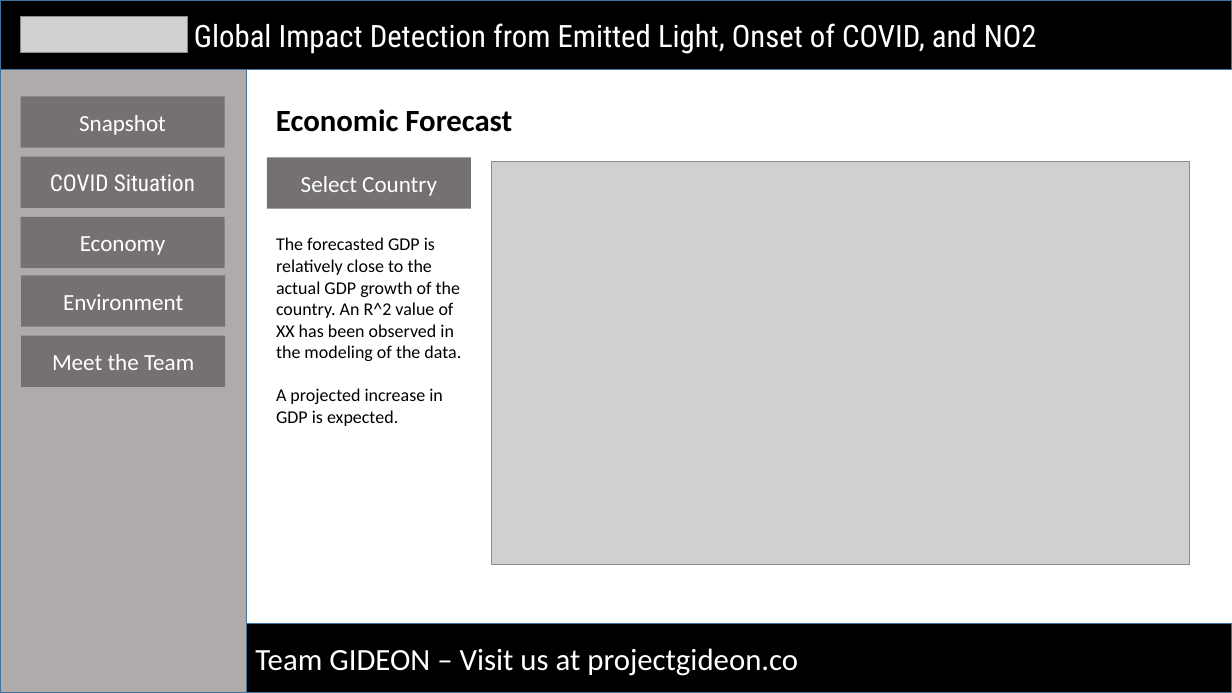
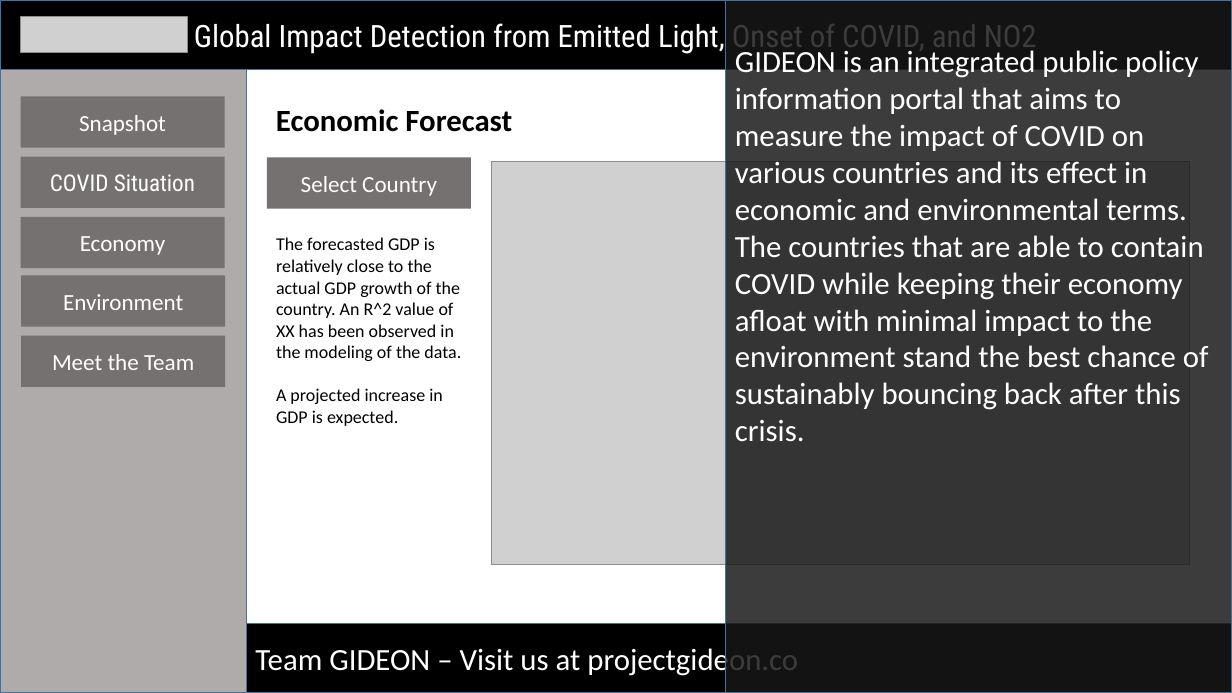
Before and after one commit to docligot/gqueers_space_apps, a slide deck: slide 3 of 5-slide-requirement_GIDEON.pptx. Drawn at 1232x693 pixels with LibreOffice and Linux fonts; fonts in the diff are those of the drawing; grey boxes stand for pictures. Boxes give left, top, right and bottom in pixels: in the first picture for what was removed or moved away, otherwise in the second. Text is boxed around its words. In the diff, an @@ line names an element or a change of style, - is before the commit and + after.

```diff
--- a/5-slide-requirement_GIDEON.pptx
+++ b/5-slide-requirement_GIDEON.pptx
@@ rectangle added at (x1=726, y1=0, x2=1232, y2=693), fill #181717 at 84% opacity, outline #43739E 1 pt, 24 pt, text #FFFFFF @@
+GIDEON is an integrated public policy information portal that aims to measure the impact of COVID on various countries and its effect in economic and environmental terms. The countries that are able to contain COVID while keeping their economy afloat with minimal impact to the environment stand the best chance of sustainably bouncing back after this crisis.
```
Also in this commit, not shown: 3 other slides changed.
